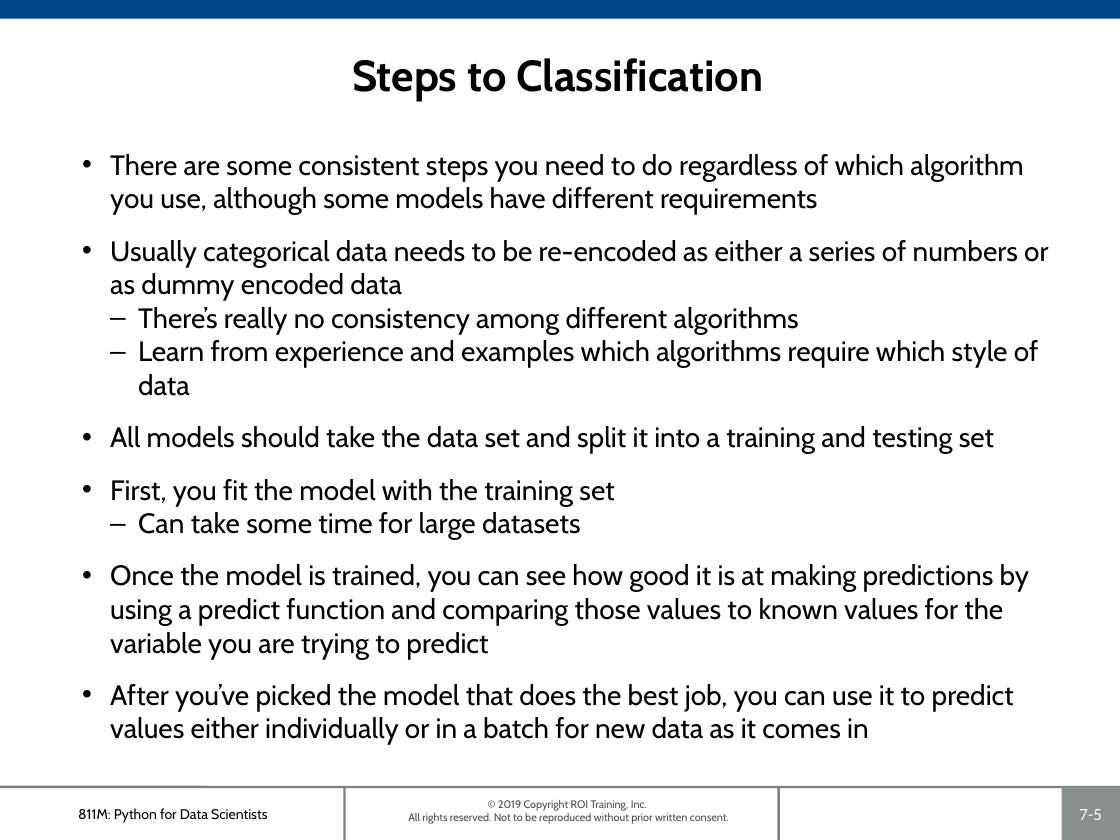
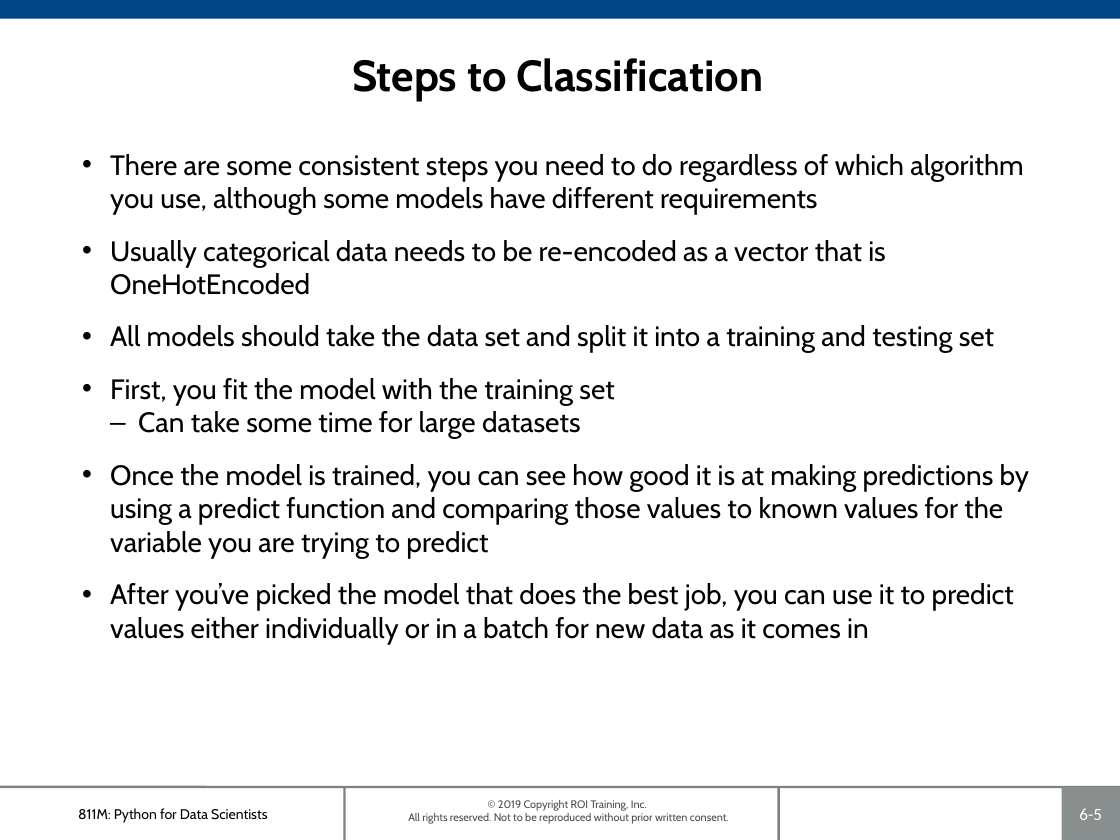
Before and after one commit to roitraining/SparkforDataEngineers, a slide deck: slide 5 of Ch06_ClassificationModels.pptx. Drawn at 1120x840 pixels with LibreOffice and Linux fonts; fonts in the diff are those of the drawing; background and template pictures are left out. Boxes give left, top, right and bottom in pixels: in the first picture for what was removed or moved away, otherwise in the second. Text is boxed around its words. In the diff, an @@ line names an element or a change of style, - is before the commit and + after.

```diff
--- a/Ch06_ClassificationModels.pptx
+++ b/Ch06_ClassificationModels.pptx
@@ text at [110,240,886,295]: text changed @@
-• Usually categorical data needs to be re-encoded as either a series of numbers or as dummy encoded data
-  – There’s really no consistency among different algorithms
-  – Learn from experience and examples which algorithms require which style of data
+• Usually categorical data needs to be re-encoded as a vector that is OneHotEncoded
@@ page number at [1079,808,1102,820]: text changed @@
-7-5
+6-5
```
Also in this commit, not shown: 5 other slides changed, 9 slides added, 18 slides removed, 1 other file.
